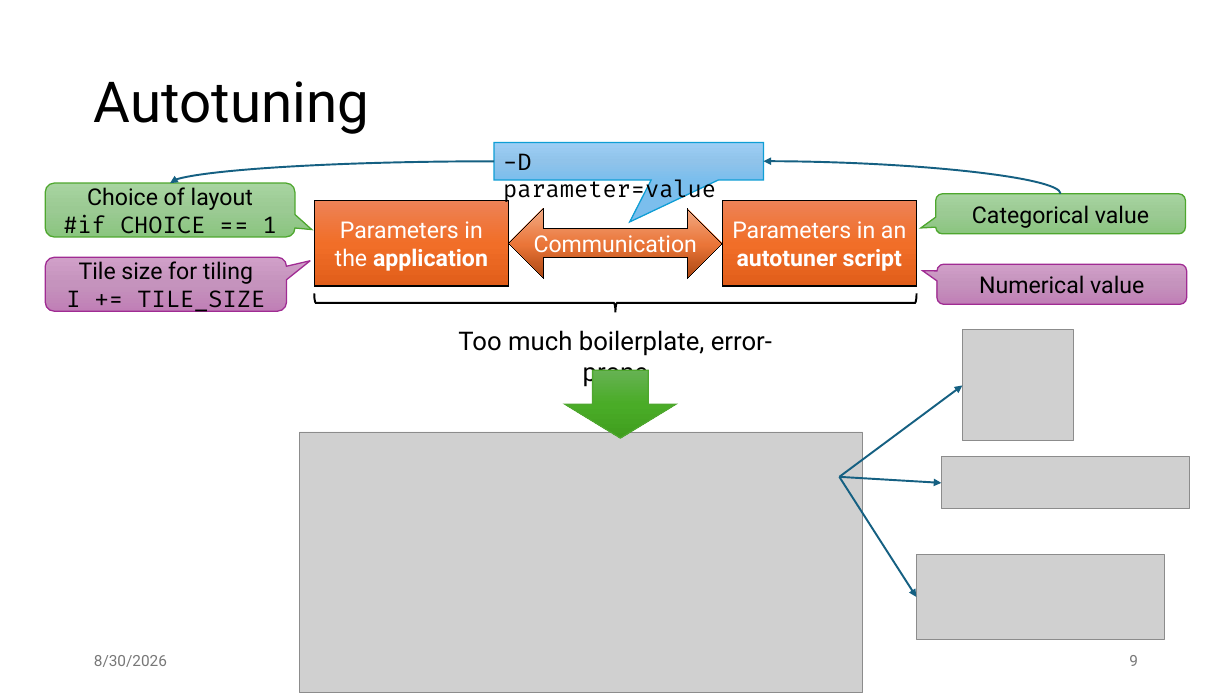
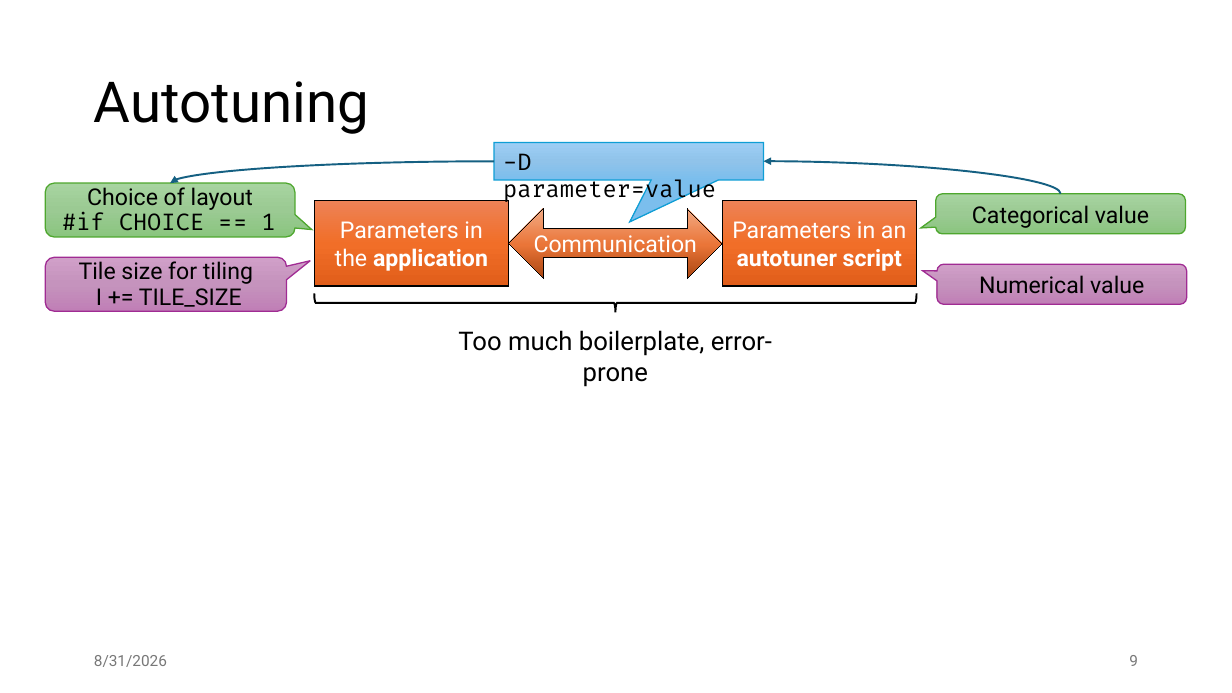
Before and after one commit to jiriklepl/phd-thesis, a slide deck: slide 9 of slides/Optimizing Memory Layouts and Traversal Orders in High-Performance Computing.pptx. Drawn at 1232x693 pixels with LibreOffice and Linux fonts; fonts in the diff are those of the drawing; grey boxes stand for pictures. Boxes give left, top, right and bottom in pixels: in the first picture for what was removed or moved away, otherwise in the second. Text is boxed around its words. In the diff, an @@ line names an element or a change of style, - is before the commit and + after.

```diff
--- a/slides/Optimizing Memory Layouts and Traversal Orders in High-Performance Computing.pptx
+++ b/slides/Optimizing Memory Layouts and Traversal Orders in High-Performance Computing.pptx
@@ text in rounded speech box at [87,187,253,210]: text changed @@
-Choice of layout
-#if CHOICE = = 1
+Choice of layout
@@ text added at [62,212,275,237], 18 pt, text #000000 @@
+#if CHOICE = = 1
@@ text in rounded speech box at [79,261,253,284]: text changed @@
-Tile size for tiling
-I += TILE_SIZE
+Tile size for tiling
@@ text added at [96,288,242,307], 18 pt, text #000000 @@
+I += TILE_SIZE
@@ picture removed at [962,330,1073,441] @@
@@ down arrow removed at [565,371,676,438] @@
@@ arrow removed from (839, 477) to (962, 385) @@
@@ picture removed at [299,433,863,693] @@
@@ arrow removed from (839, 477) to (942, 483) @@
@@ arrow removed from (839, 477) to (917, 597) @@
@@ picture removed at [942,457,1190,508] @@
@@ picture removed at [917,555,1165,640] @@
@@ text at [94,655,167,667]: text changed @@
-8/30/2026
+8/31/2026
```
Also in this commit, not shown: 35 other slides changed, 1 slide added.
